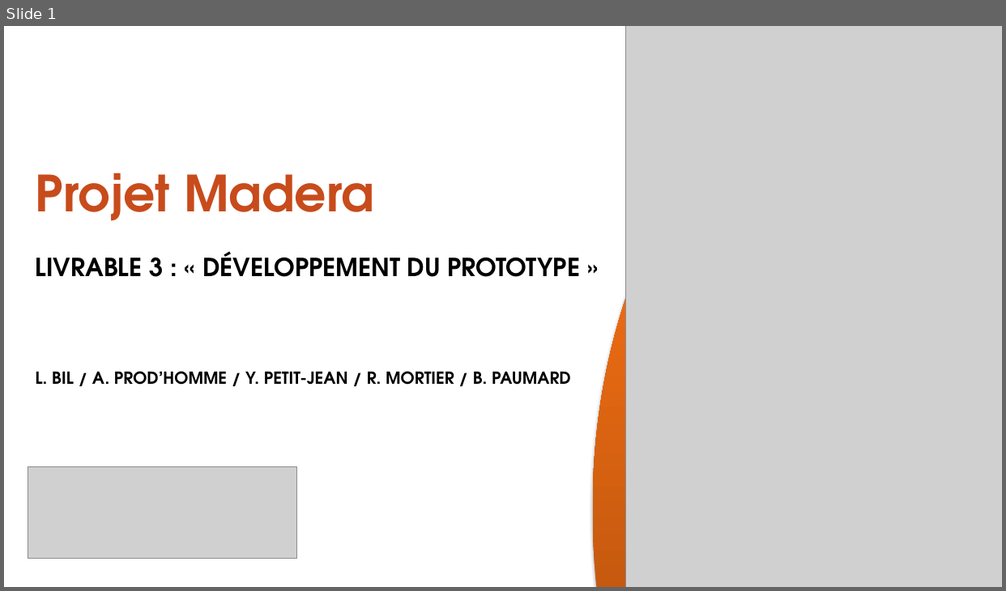
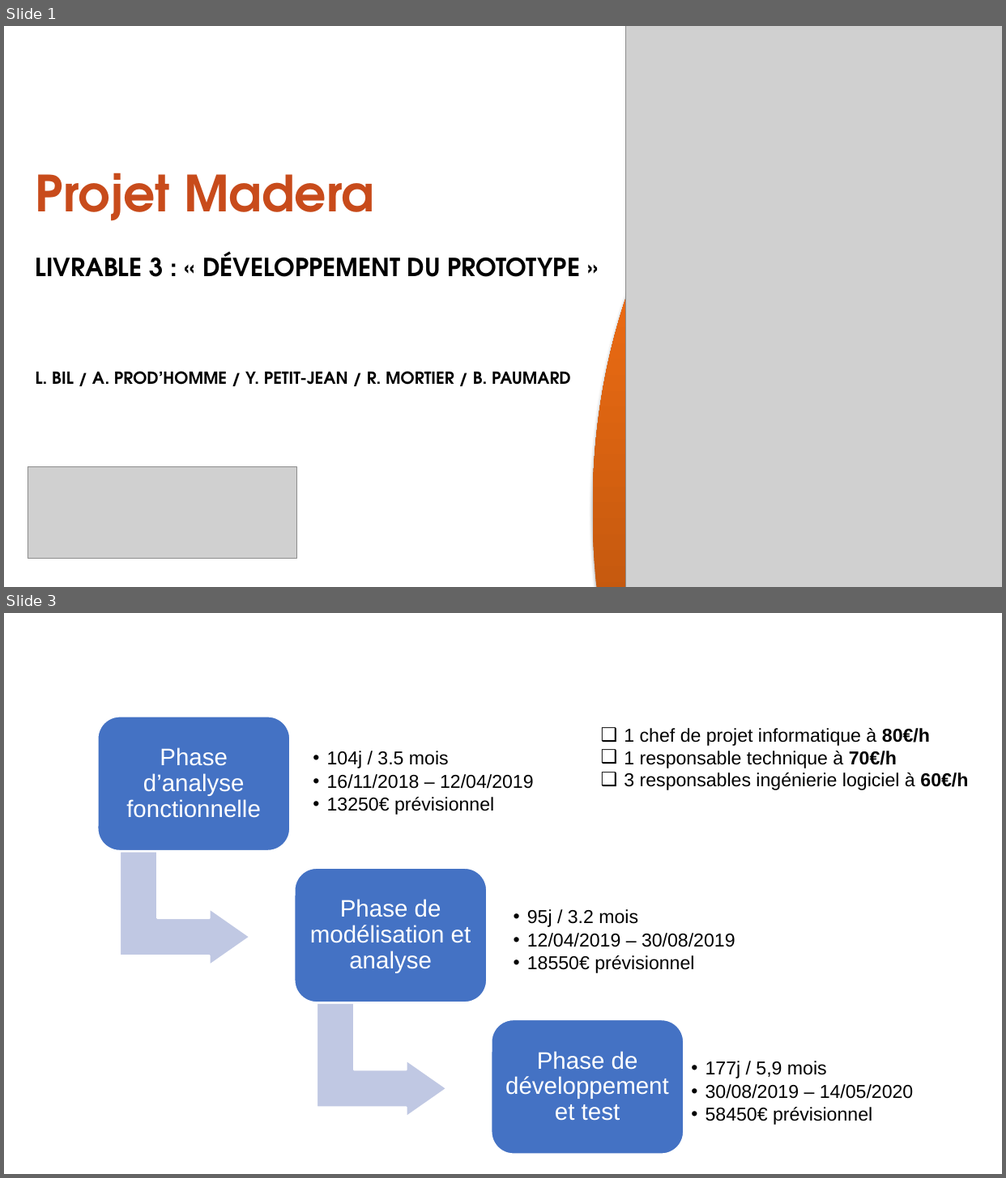
Before and after one commit to Sag64/PFR, a slide deck: Livrable3/ppt-livrable3.pptx. Shown one above the other, each under a label of ours: slide 1 before the commit, slides 1 and 3 after it; the slides between them are not shown. The pictures are 1006x591 and 1006x1178 pixels, drawn with LibreOffice and Linux fonts; fonts in the diff are those of the drawing; grey boxes stand for pictures; background and template pictures are left out. Boxes give left, top, right and bottom in pixels: in the first picture for what was removed or moved away, otherwise in the second. Text is boxed around its words. In the diff, an @@ line names an element or a change of style, - is before the commit and + after.

Commit message:
ppt budget Arthur

```diff
--- a/Livrable3/ppt-livrable3.pptx
+++ b/Livrable3/ppt-livrable3.pptx
@@ slide 3 added at [4,613,1002,1174], background picture (left out) @@
@@ text added at [10,630,544,673], 28 pt, text #FFFFFF, bold @@
+2) Budget prévisionnel du projet
@@ text added at [624,728,968,790], 18 pt, text #000000 @@
+❑ 1 chef de projet informatique à 80€/h
+❑ 1 responsable technique à 70€/h
+❑ 3 responsables ingénierie logiciel à 60€/h
@@ group added at [98,717,914,1154]: 6 texts, 3 rounded rectangles, 2 bent up arrows @@
+Phase d’analyse fonctionnelle
+  • 104j / 3.5 mois
+  • 16/11/2018 – 12/04/2019
+  • 13250€ prévisionnel
+Phase de modélisation et analyse
+  • 95j / 3.2 mois
+  • 12/04/2019 – 30/08/2019
+  • 18550€ prévisionnel
+Phase de développement et test
+  • 177j / 5,9 mois
+  • 30/08/2019 – 14/05/2020
+  • 58450€ prévisionnel
```
Also in this commit, not shown: 1 slide changed, 1 other slide added, 1 slide removed, 1 other file.
